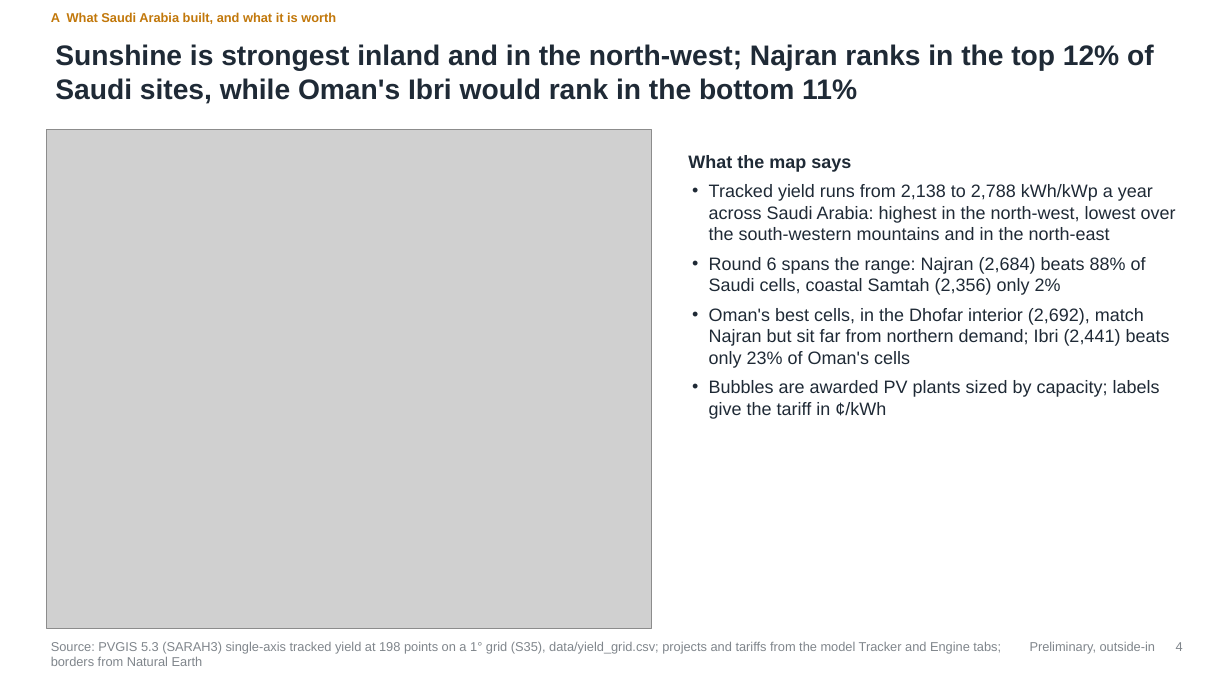
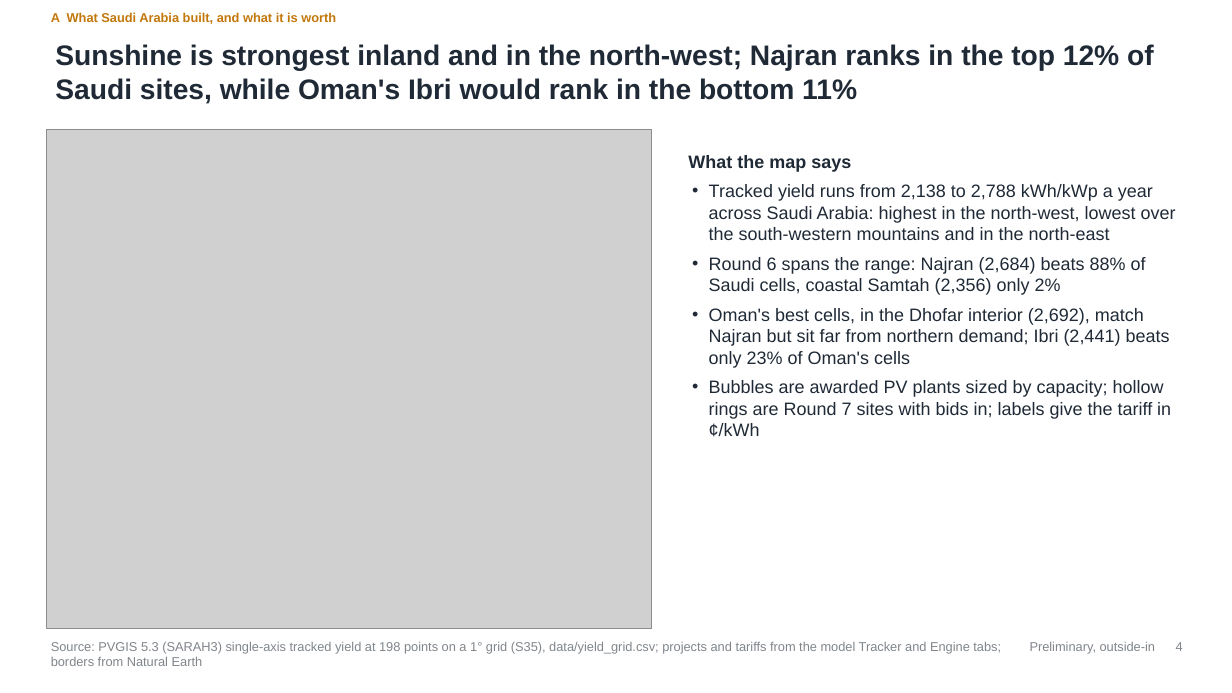
Before and after one commit to nightraven4545/Gulf-Solar, a slide deck: slide 4 of deck/NREP_Tariff_Replicability.pptx. Drawn at 1232x693 pixels with LibreOffice and Linux fonts; fonts in the diff are those of the drawing; grey boxes stand for pictures. Boxes give left, top, right and bottom in pixels: in the first picture for what was removed or moved away, otherwise in the second. Text is boxed around its words. In the diff, an @@ line names an element or a change of style, - is before the commit and + after.

Commit message:
Add the Round 7 forecast slide and Oman's track record to the deck and docs

```diff
--- a/deck/NREP_Tariff_Replicability.pptx
+++ b/deck/NREP_Tariff_Replicability.pptx
@@ text at [709, 380, 1171, 437]: text changed @@
-• Bubbles are awarded PV plants sized by capacity; labels give the tariff in ¢/kWh
+• Bubbles are awarded PV plants sized by capacity; hollow rings are Round 7 sites with bids in; labels give the tariff in ¢/kWh
```
Also in this commit, not shown: 12 other slides changed, 1 slide added, 7 other files.
